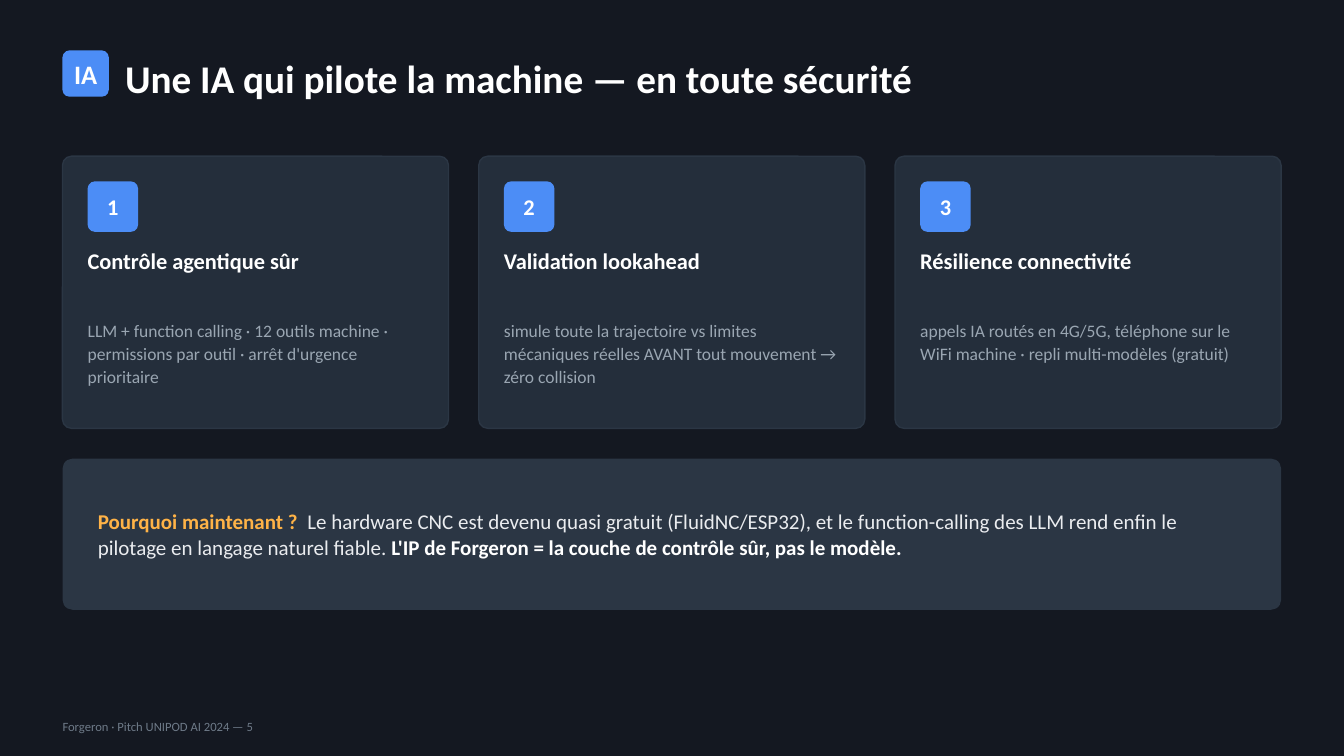
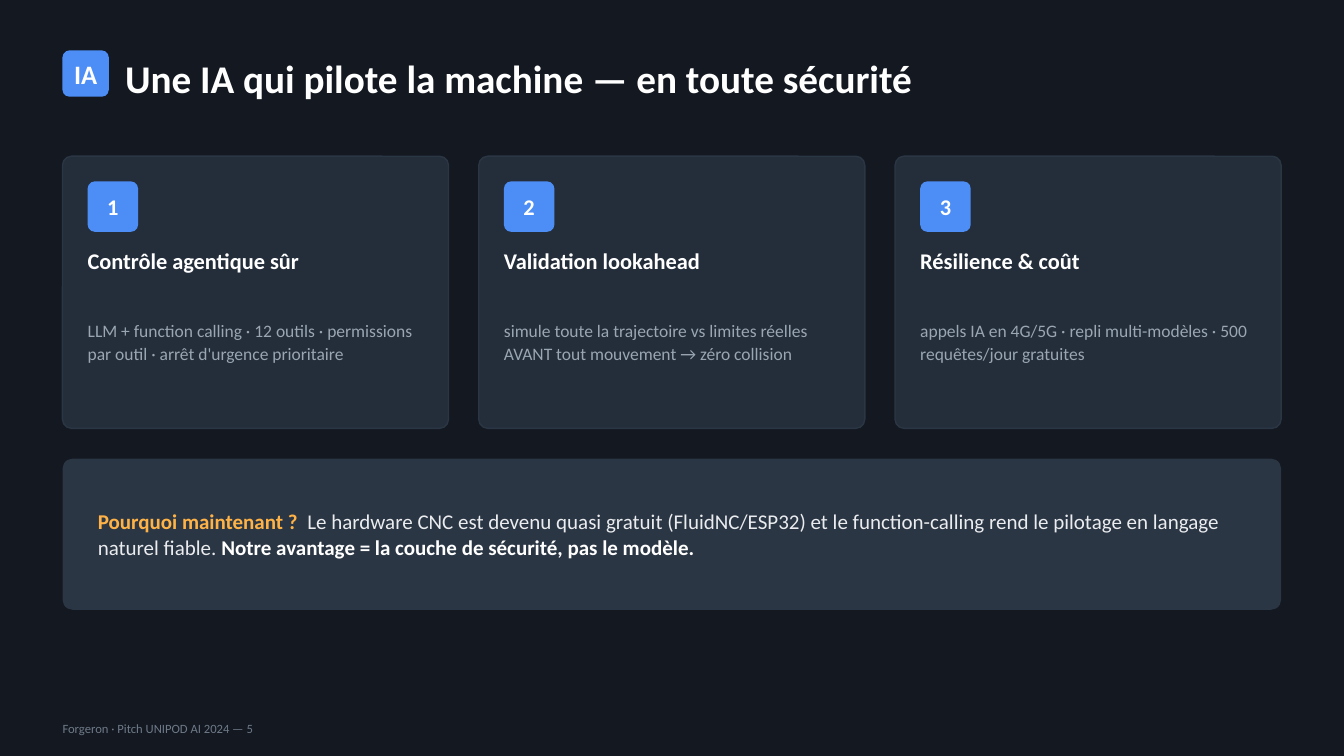
Before and after one commit to professeurp2/forgeron, a slide deck: slide 5 of scratch/Forgeron_Pitch_Deck.pptx. Drawn at 1344x756 pixels with LibreOffice and Linux fonts; fonts in the diff are those of the drawing. Boxes give left, top, right and bottom in pixels: in the first picture for what was removed or moved away, otherwise in the second. Text is boxed around its words. In the diff, an @@ line names an element or a change of style, - is before the commit and + after.

```diff
--- a/scratch/Forgeron_Pitch_Deck.pptx
+++ b/scratch/Forgeron_Pitch_Deck.pptx
@@ text at box(920, 253, 1080, 269): text changed @@
-Résilience connectivité
+Résilience & coût
@@ text at box(88, 325, 412, 363): text changed @@
-LLM + function calling · 12 outils machine · permissions par outil · arrêt d'urgence prioritaire
+LLM + function calling · 12 outils · permissions par outil · arrêt d'urgence prioritaire
@@ text at box(504, 325, 808, 360): text changed @@
-simule toute la trajectoire vs limites mécaniques réelles AVANT tout mouvement → zéro collision
+simule toute la trajectoire vs limites réelles AVANT tout mouvement → zéro collision
@@ text at box(920, 325, 1247, 363): text changed @@
-appels IA routés en 4G/5G, téléphone sur le WiFi machine · repli multi-modèles (gratuit)
+appels IA en 4G/5G · repli multi-modèles · 500 requêtes/jour gratuites
@@ text at box(98, 514, 1219, 559): text changed @@
-Pourquoi maintenant ? Le hardware CNC est devenu quasi gratuit (FluidNC/ESP32), et le function-calling des LLM rend enfin le pilotage en langage naturel fiable. L'IP de Forgeron = la couche de contrôle sûr, pas le modèle.
+Pourquoi maintenant ? Le hardware CNC est devenu quasi gratuit (FluidNC/ESP32) et le function-calling rend le pilotage en langage naturel fiable. Notre avantage = la couche de sécurité, pas le modèle.
```
Also in this commit, not shown: 7 other slides changed, 2 slides added, 1 slide removed, 1 other file.
